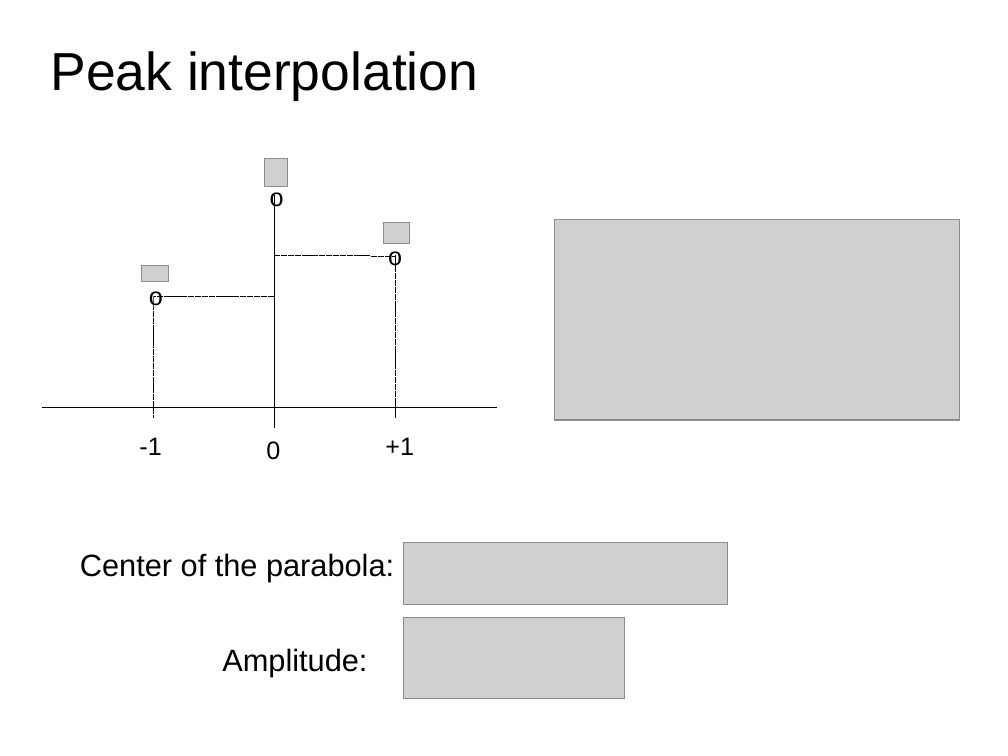
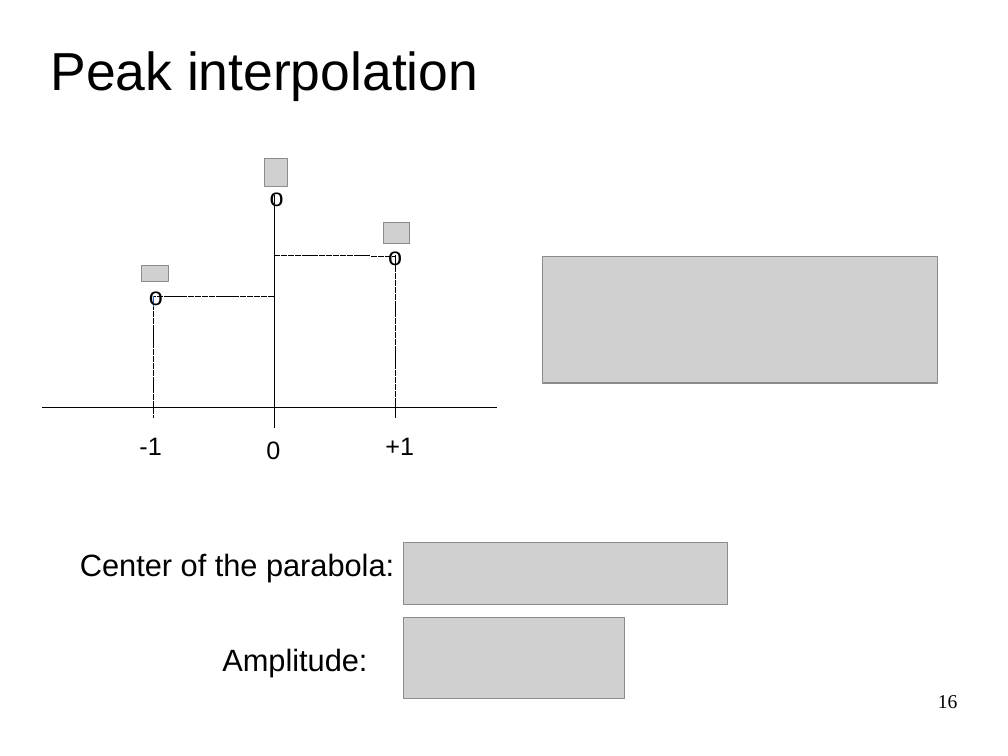
Before and after one commit to MTG/sms-tools, a slide deck: slide 16 of lectures/5-Sinusoidal-model/Sinusoidal-Model-1.odp (slide 15 before the commit). Drawn at 1008x756 pixels with LibreOffice and Linux fonts; fonts in the diff are those of the drawing; grey boxes stand for pictures. Boxes give left, top, right and bottom in pixels: in the first picture for what was removed or moved away, otherwise in the second. Text is boxed around its words. In the diff, an @@ line names an element or a change of style, - is before the commit and + after.

```diff
--- a/lectures/5-Sinusoidal-model/Sinusoidal-Model-1.odp
+++ b/lectures/5-Sinusoidal-model/Sinusoidal-Model-1.odp
@@ picture: place and size @@
-picture at bbox=[554, 220, 959, 420]
+picture at bbox=[542, 256, 937, 383]
@@ page number added at bbox=[938, 695, 958, 709], 14 pt, text #000000 @@
+16
```
Also in this commit, not shown: 10 other slides changed, 10 slides added, 7 slides removed, 27 other files.
